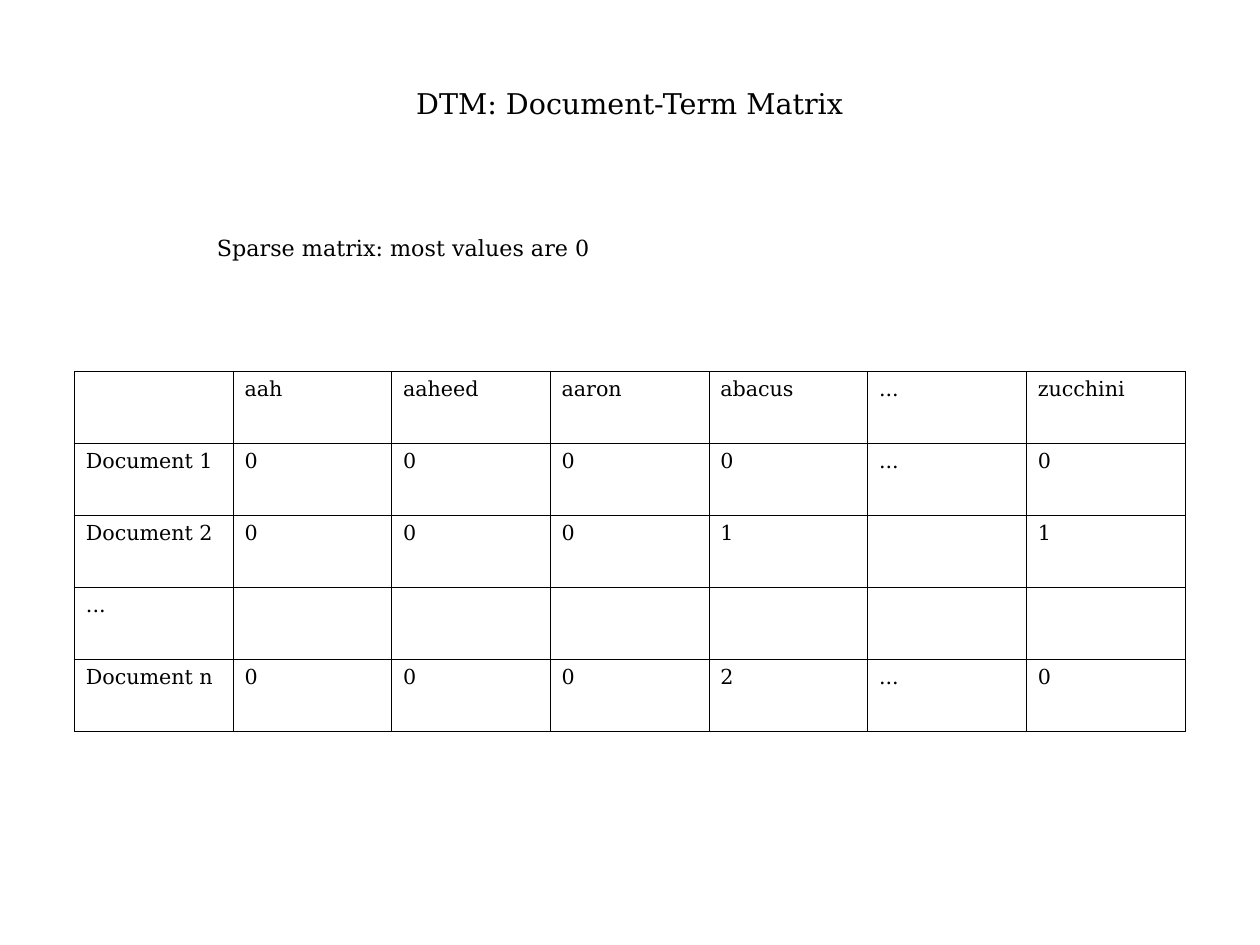
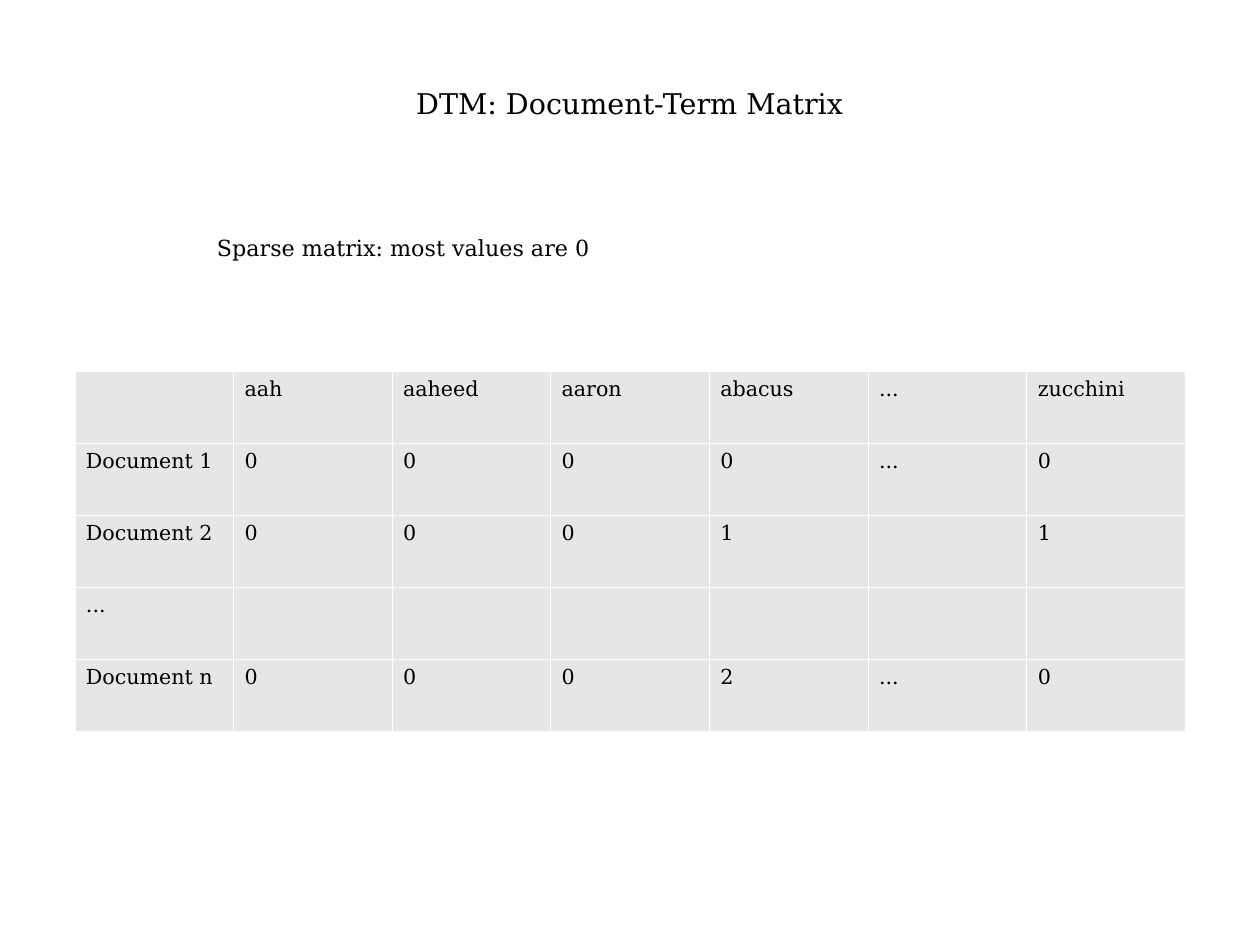
Before and after one commit to vitalv/doc-clustering-topic-modeling, a slide deck: slide 3 of doc-clustering-topic-modeling.odp. Drawn at 1260x945 pixels with LibreOffice and Linux fonts; fonts in the diff are those of the drawing. Boxes give left, top, right and bottom in pixels: in the first picture for what was removed or moved away, otherwise in the second. Text is boxed around its words. In the diff, an @@ line names an element or a change of style, - is before the commit and + after.

```diff
--- a/doc-clustering-topic-modeling.odp
+++ b/doc-clustering-topic-modeling.odp
@@ table at (x1=74, y1=372, x2=1187, y2=732) @@
@@ fill none to #E6E6E6 in 27 cells @@
@@ borders changed @@
```
Also in this commit, not shown: 4 other slides changed, 5 slides added, 9 other files.
